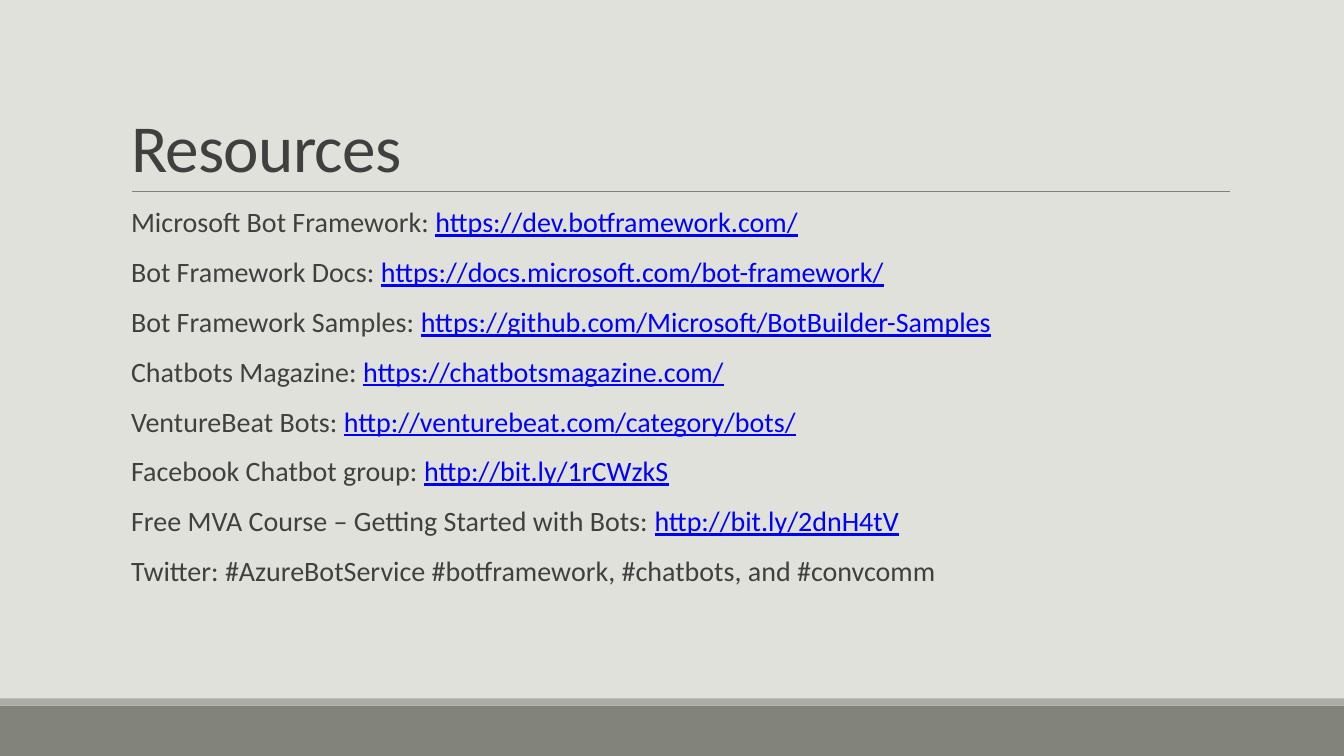
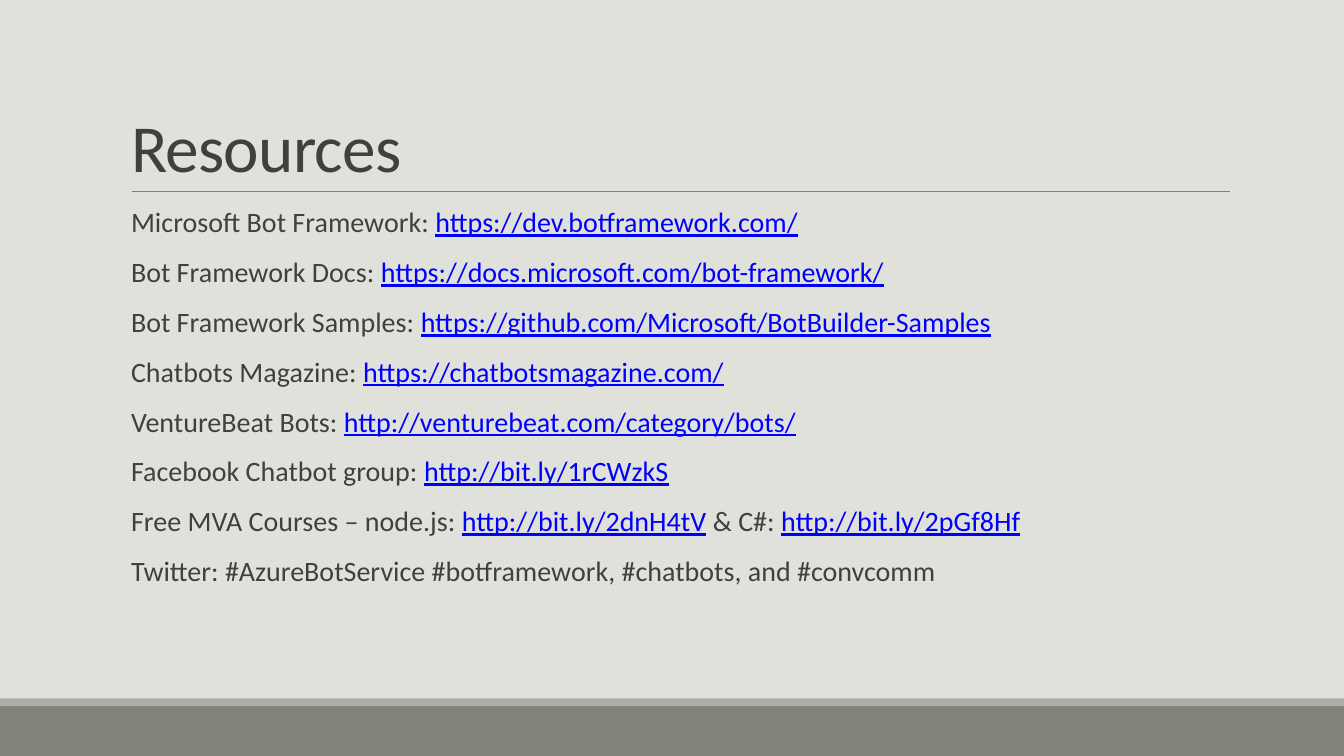
Before and after one commit to JoeMayo/BotDemos, a slide deck: slide 11 of Presentations/BotFrameworkTactics.pptx (slide 10 before the commit). Drawn at 1344x756 pixels with LibreOffice and Linux fonts; fonts in the diff are those of the drawing. Boxes give left, top, right and bottom in pixels: in the first picture for what was removed or moved away, otherwise in the second. Text is boxed around its words. In the diff, an @@ line names an element or a change of style, - is before the commit and + after.

```diff
--- a/Presentations/BotFrameworkTactics.pptx
+++ b/Presentations/BotFrameworkTactics.pptx
@@ text at (x1=131, y1=511, x2=1020, y2=536): text changed; text colour #404040 to #0000FF @@
-  Free MVA Course – Getting Started with Bots: http://bit.ly/2dnH4tV
+  Free MVA Courses – node.js: http://bit.ly/2dnH4tV & C#: http://bit.ly/2pGf8Hf
```
Also in this commit, not shown: 1 slide added.
